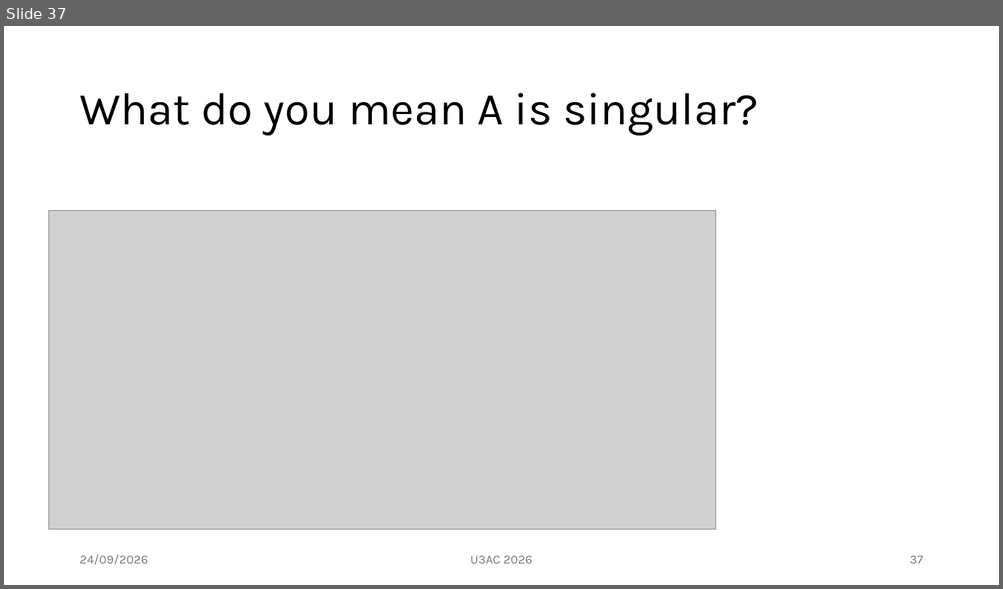
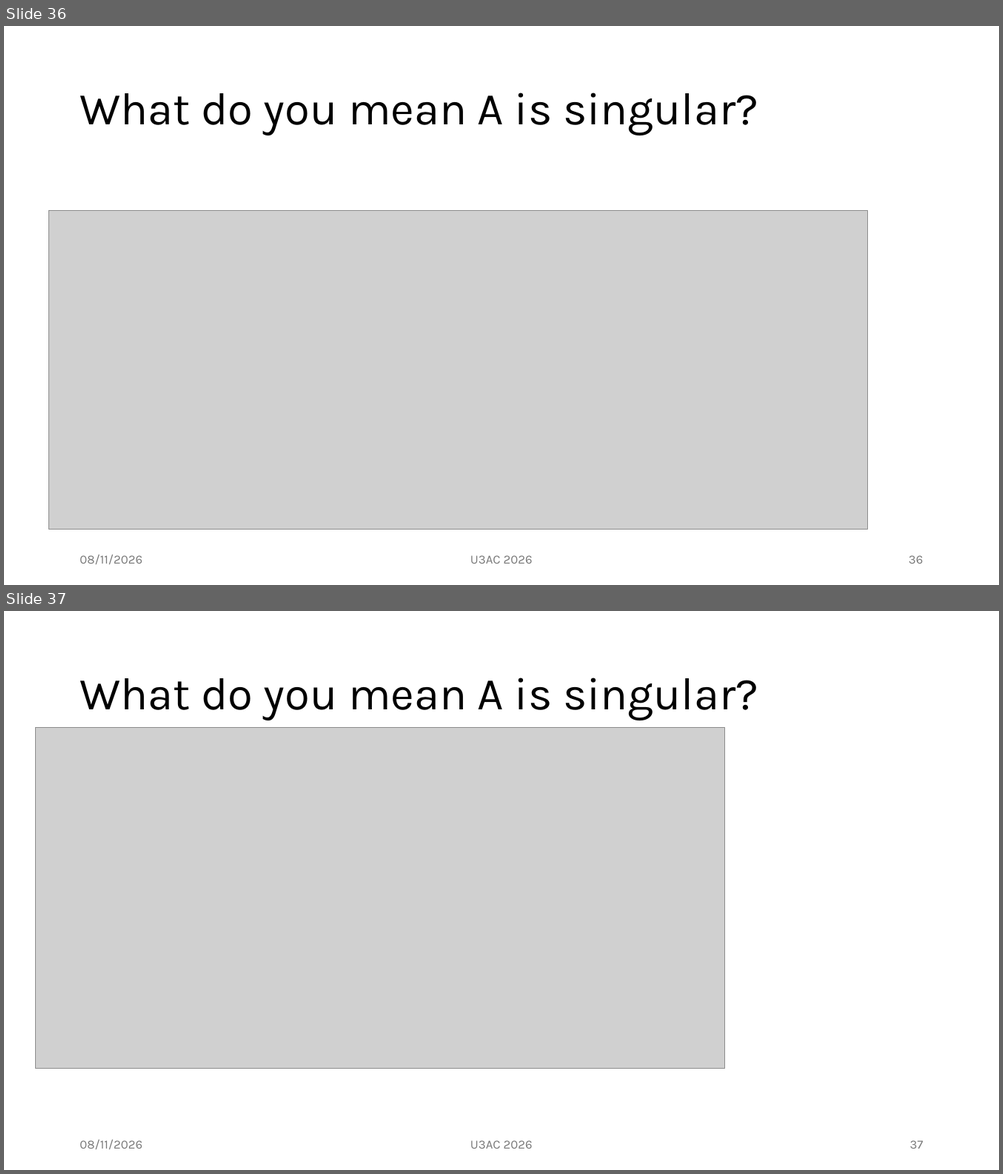
Before and after one commit to mm002a/U3AC, a slide deck: MTH04/U3AC.Lec2.pptx. Shown one above the other, each under a label of ours: slide 37 before the commit, slides 36 and 37 after it. The pictures are 1003x589 and 1003x1174 pixels, drawn with LibreOffice and Linux fonts; fonts in the diff are those of the drawing; grey boxes stand for pictures. Boxes give left, top, right and bottom in pixels: in the first picture for what was removed or moved away, otherwise in the second. Text is boxed around its words. In the diff, an @@ line names an element or a change of style, - is before the commit and + after.

```diff
--- a/MTH04/U3AC.Lec2.pptx
+++ b/MTH04/U3AC.Lec2.pptx
@@ slide 37 added at [4,611,999,1170], background #FFFFFF @@
@@ title added at [79,678,758,721], 44 pt, text #000000 @@
+What do you mean A is singular?
@@ picture added at [36,727,725,1068] @@
@@ text added at [79,1140,142,1150], 12 pt, text #797979 @@
+08/11/2026
@@ text added at [470,1141,532,1149], 12 pt, text #797979 @@
+U3AC 2026
@@ page number added at [910,1141,923,1149], 12 pt, text #797979 @@
+37
@@ what was slide 37 is now slide 36 @@
@@ slide 36 changed as well @@
@@ picture: place and size @@
-picture at [48,211,716,530]
+picture at [48,211,868,530]
@@ text at [79,555,142,565]: text changed @@
-24/09/2026
+08/11/2026
@@ page number at [908,556,922,564]: text changed @@
-37
+36
```
Also in this commit, not shown: 31 other slides changed, 6 other slides added, 5 slides removed.
